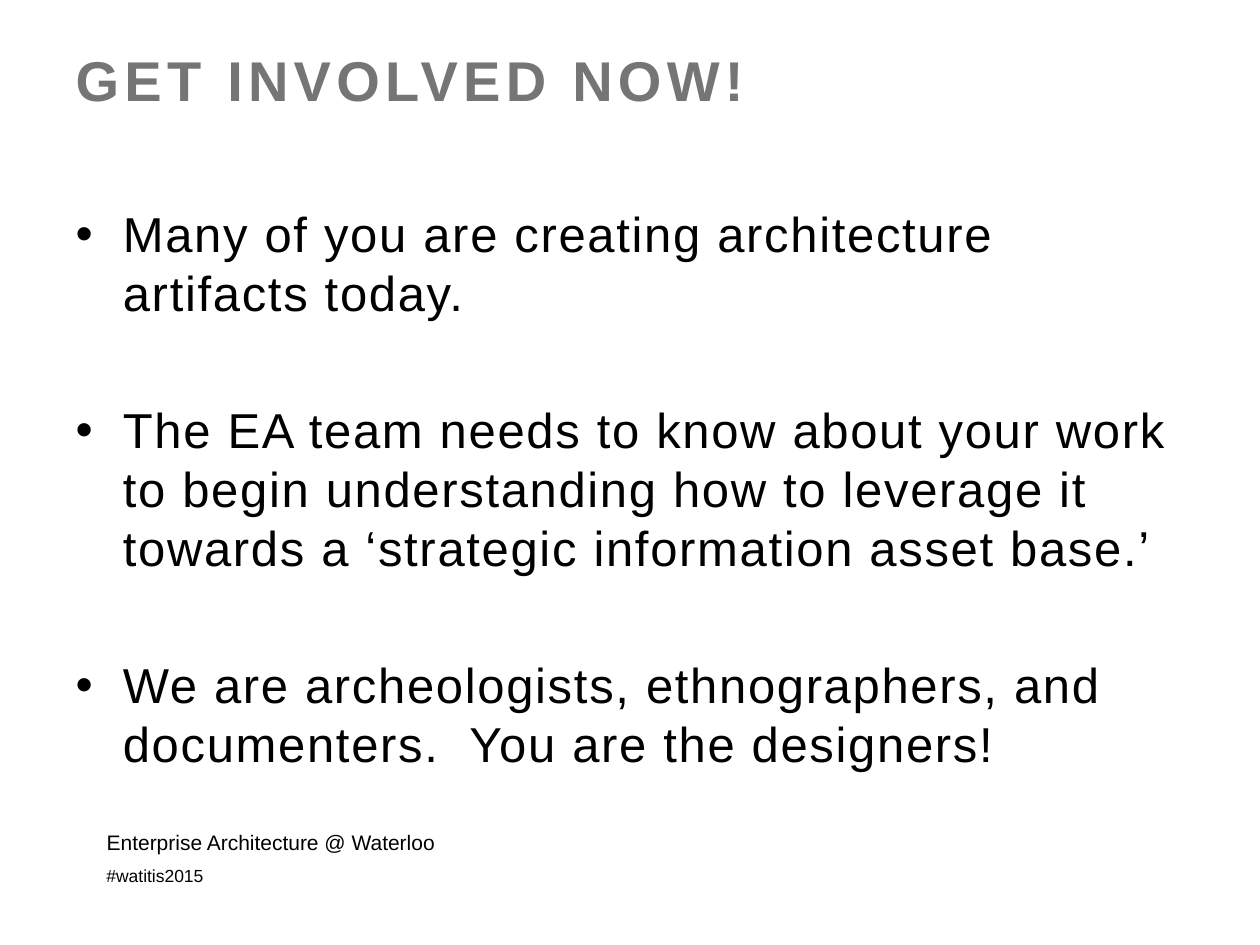
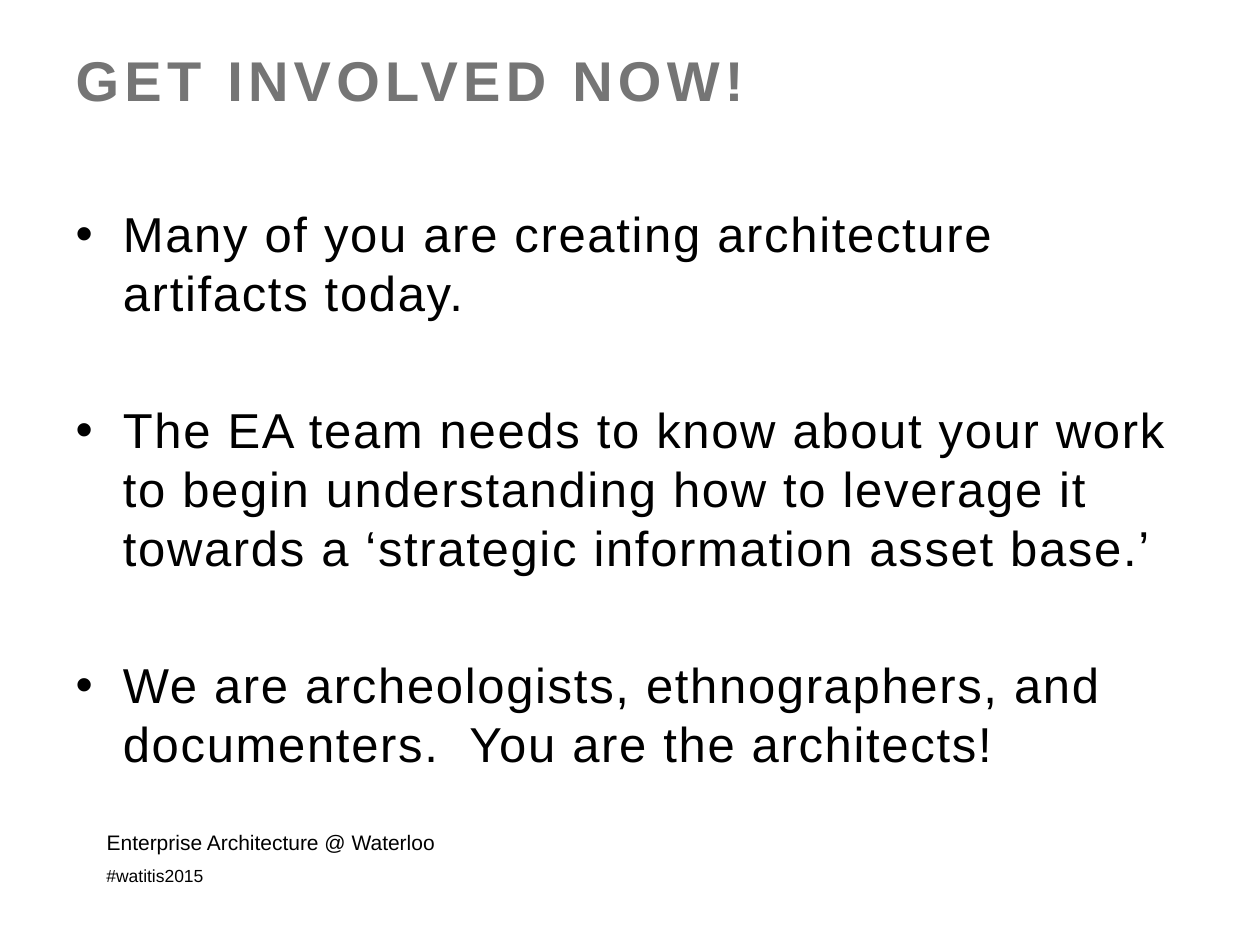
Before and after one commit to colinbellCA/presentation-istea-watitis2015, a slide deck: slide 52 of ISTEA-WatITis2015.pptx. Drawn at 1260x945 pixels with LibreOffice and Linux fonts; fonts in the diff are those of the drawing; background and template pictures are left out. Boxes give left, top, right and bottom in pixels: in the first picture for what was removed or moved away, otherwise in the second. Text is boxed around its words. In the diff, an @@ line names an element or a change of style, - is before the commit and + after.

Commit message:
Designer -> Architect.

```diff
--- a/ISTEA-WatITis2015.pptx
+++ b/ISTEA-WatITis2015.pptx
@@ text at (x1=123, y1=667, x2=1099, y2=763): text changed @@
-• We are archeologists, ethnographers, and documenters. You are the designers!
+• We are archeologists, ethnographers, and documenters. You are the architects!
```
